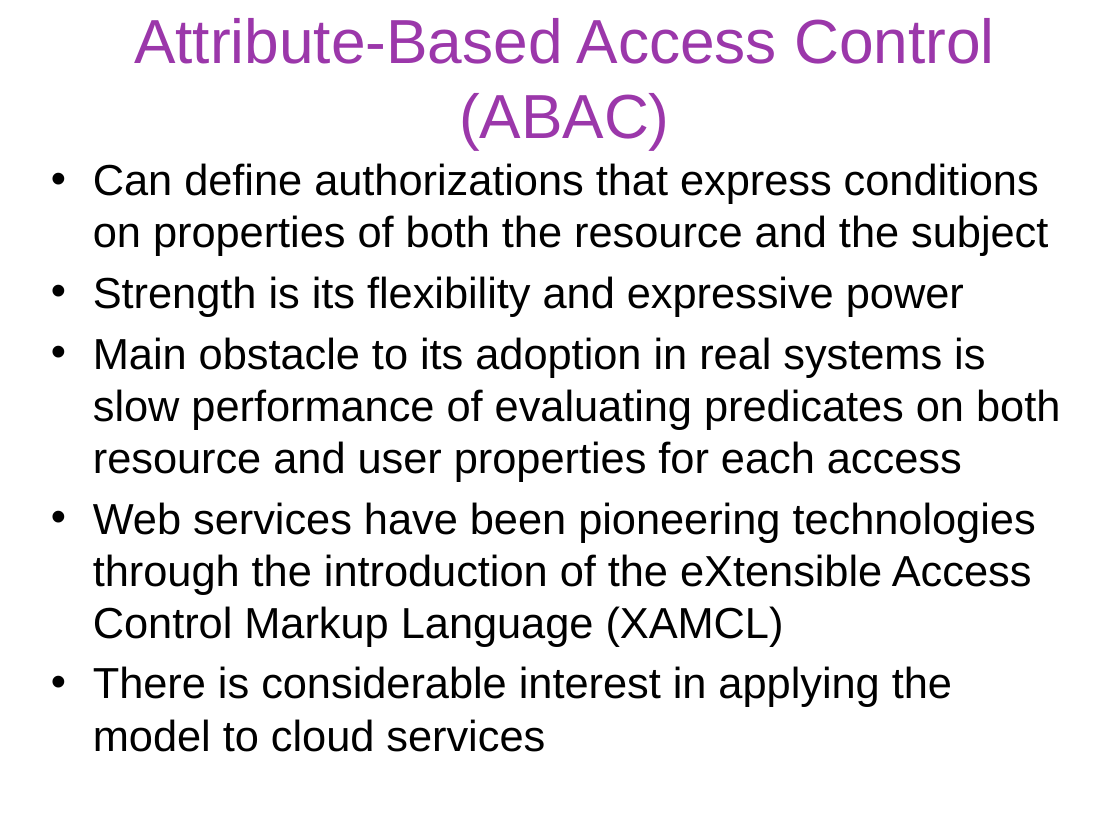
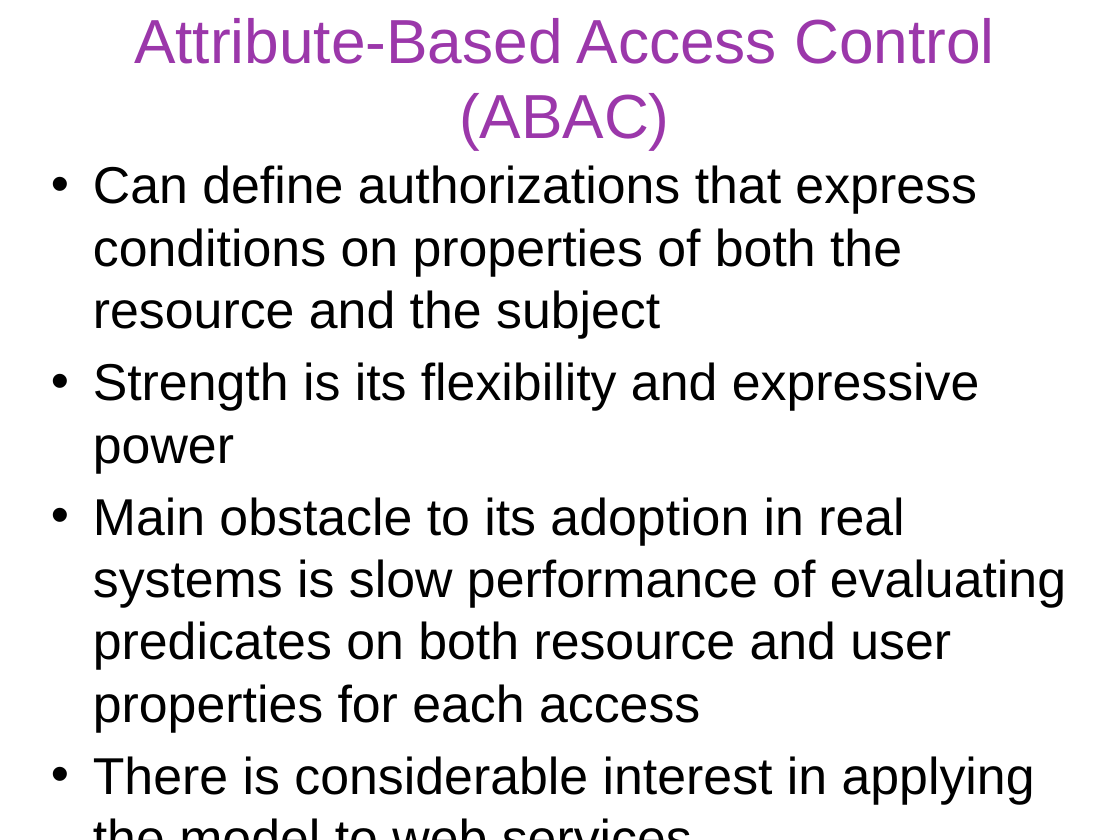
Before and after one commit to gulaoshi/gu.github.io, a slide deck: slide 26 of InfoSec/PPTs/L4-CH04-Access Control.pptx. Drawn at 1120x840 pixels with LibreOffice and Linux fonts; fonts in the diff are those of the drawing. Boxes give left, top, right and bottom in pixels: in the first picture for what was removed or moved away, otherwise in the second. Text is boxed around its words. In the diff, an @@ line names an element or a change of style, - is before the commit and + after.

```diff
--- a/InfoSec/PPTs/L4-CH04-Access Control.pptx
+++ b/InfoSec/PPTs/L4-CH04-Access Control.pptx
@@ text at [93,165,1066,732]: size 27.9 to 33.3 pt in "Can define authorizations that express conditions on ...", "Strength is its flexibility and expressive power", "Main obstacle to its adoption in real ..."; more space between paragraphs @@
@@ text at [93,756,1035,805]: text changed; size 27.9 to 33.3 pt @@
-• Web services have been pioneering technologies through the introduction of the eXtensible Access Control Markup Language (XAMCL)
-• There is considerable interest in applying the model to cloud services
+• There is considerable interest in applying the model to web services.
```
Also in this commit, not shown: 4 other slides changed.
